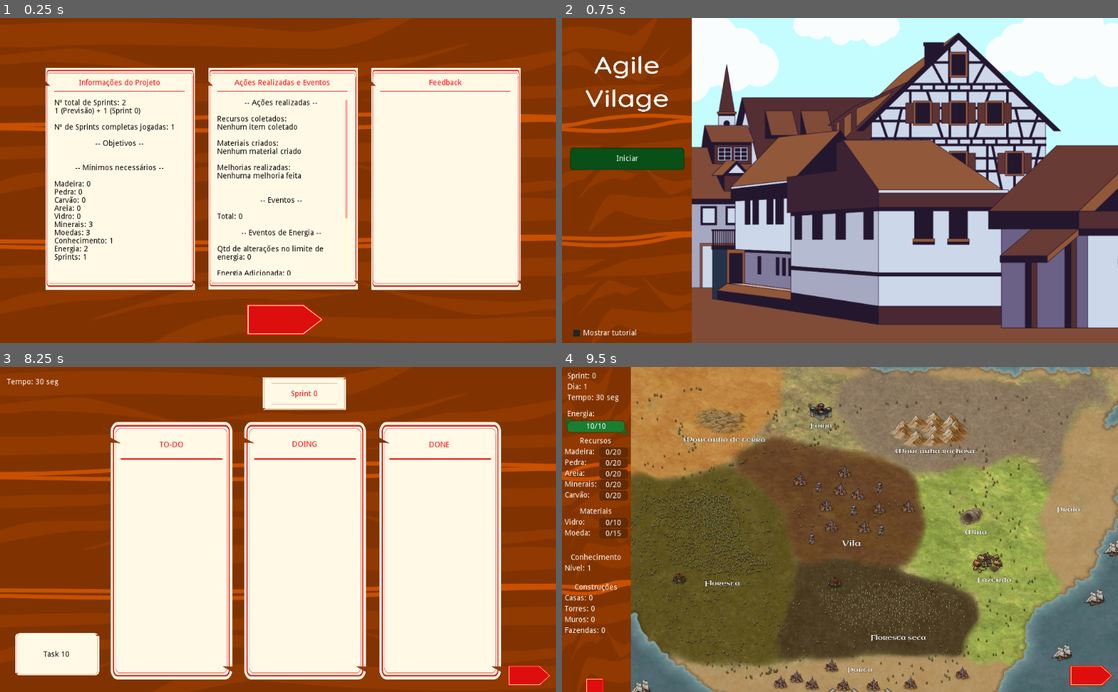
Above: before the commit, frames 1-4 (two rows, left to right).
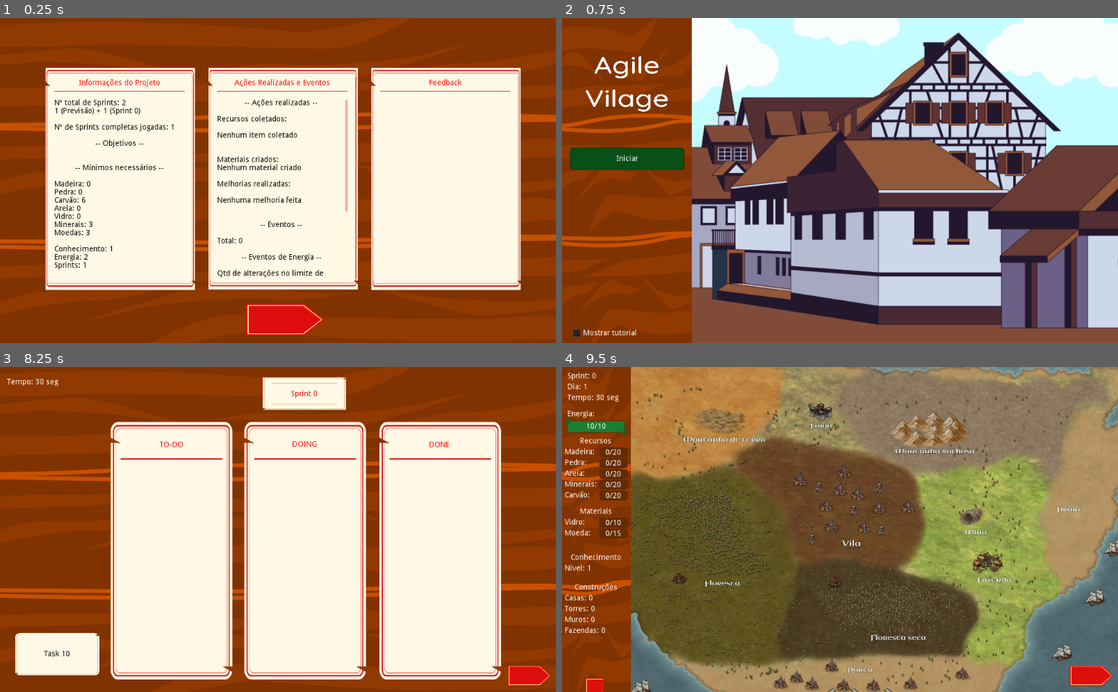
Above: after the commit, the same moments.

Repository: Gebp/TCC
Game: Godot game, scene res://Telas/5-Resultado.tscn
Same seed, same stepped clock (60 frames per second), same inputs: the game is played once before the commit and once after it. This scene is started directly instead of the project's main scene.
Inputs (mouse positions are in pixels of both pictures, inside the frame that each line leads up to):
- Up to frame 1 (0.25 s): no input
- Up to frame 2 (0.75 s): click (845, 320) at 0.5 s
- Up to frame 3 (8.25 s): click "Iniciar" at 1.25 s; click "- Selecione um Objetivo -" at 2 s; click "- Selecione um Objetivo -" at 2.75 s; click "- Selecione um Objetivo -" at 3.5 s; tap Enter at 4.25, 5.75 s; move the mouse to (400, 513) at 4.27 s; click (400, 513) at 4.42 s; tap Space at 5 s; drag from (166, 545) to (250, 594) at 5.02 s; move the mouse to (333, 458) at 5.77 s; click (333, 458) at 5.92 s; click "Novo Fazendeiro" at 6.5 s; click (528, 675) at 7.25 s; click (528, 675) at 8 s
- Up to frame 4 (9.5 s): click (1090, 675) at 8.75 s

The runs differ from the first frame. In frame 1, 2.4% of the frame differs, in the area x 9-63%, y 32-80%; in frame 2, nothing differs; in frame 3, less than 0.1%; in frame 4, nothing differs.
Error after the commit: Invalid operands 'String' and 'Nil' in operator '+'. (res://Scripts/result.gd:177)

Commit message:
Feedback pt. 1
Continuação da tela de resultado:
- Ajuste no cálculo das informações do projeto
- Primeira parte do feedback feita (Sobre a conclusão dos objetivos propostos)

Adição de alguns comentários

Diff:
--- a/Agile_Vilage/Objetos/TaskCard.tscn
+++ b/Agile_Vilage/Objetos/TaskCard.tscn
@@ -7,7 +7,7 @@
 extents = Vector2( 77.5, 39 )
 
 [node name="Card" type="KinematicBody2D"]
-position = Vector2( 35, 495 )
+position = Vector2( 12, 8 )
 collision_layer = 2
 input_pickable = true
 script = ExtResource( 3 )
@@ -23,10 +23,9 @@
 
 [node name="Texto" type="Label" parent="."]
 self_modulate = Color( 0, 0, 0, 1 )
-margin_left = -4.0
-margin_top = 12.0
-margin_right = 143.0
-margin_bottom = 60.0
+margin_right = 140.0
+margin_bottom = 70.0
+mouse_default_cursor_shape = 2
 text = "Teste tamanho do texto"
 align = 1
 valign = 1
--- a/Agile_Vilage/Scripts/Btn_scripts/btn_campos.gd
+++ b/Agile_Vilage/Scripts/Btn_scripts/btn_campos.gd
@@ -215,6 +215,11 @@
 	else:
 		$PopVila1/BtnCasa.disabled = false
 		$PopVila1/BtnCasa.mouse_default_cursor_shape = Control.CURSOR_POINTING_HAND
+	# Valida se o objetivo foi completado e a quantidade de vezes
+	if GlobalVar.casas == GlobalVar.obj_casas and GlobalVar.c_obj_casas[0] != true:
+		GlobalVar.c_obj_casas = [true, GlobalVar.sprint]
+	elif GlobalVar.casas == GlobalVar.obj_casas and GlobalVar.c_obj_casas[0] == true:
+		GlobalVar.r_obj_casas += 1
 
 func _on_BtnMuro_pressed():
 	# 4 Pedras + 2 Madeiras + 2 Energias
@@ -236,6 +241,11 @@
 	else:
 		$PopVila1/BtnMuro.disabled = false
 		$PopVila1/BtnMuro.mouse_default_cursor_shape = Control.CURSOR_POINTING_HAND
+	# Valida se o objetivo foi completado e a quantidade de vezes
+	if GlobalVar.muros == GlobalVar.obj_muros and GlobalVar.c_obj_muros[0] != true:
+		GlobalVar.c_obj_muros = [true, GlobalVar.sprint]
+	elif GlobalVar.muros == GlobalVar.obj_muros and GlobalVar.c_obj_muros[0] == true:
+		GlobalVar.r_obj_muros += 1
 
 func _on_BtnTorre_pressed():
 	# 12 Pedras + 6 Madeiras + 5 Vidros + 6 Energias
@@ -260,6 +270,11 @@
 	else:
 		$PopVila1/BtnTorre.disabled = false
 		$PopVila1/BtnTorre.mouse_default_cursor_shape = Control.CURSOR_POINTING_HAND
+	# Valida se o objetivo foi completado e a quantidade de vezes
+	if GlobalVar.torres == GlobalVar.obj_torres and GlobalVar.c_obj_torres[0] != true:
+		GlobalVar.c_obj_torres = [true, GlobalVar.sprint]
+	elif GlobalVar.torres == GlobalVar.obj_torres and GlobalVar.c_obj_torres[0] == true:
+		GlobalVar.r_obj_torres += 1
 
 func _on_BtnFazenda_pressed():
 	# 12 Madeiras + 4 Vidros + 4 Pedras + 6 Energias
@@ -284,6 +299,11 @@
 	else:
 		$PopVila1/BtnFazenda.disabled = false
 		$PopVila1/BtnFazenda.mouse_default_cursor_shape = Control.CURSOR_POINTING_HAND
+	# Valida se o objetivo foi completado e a quantidade de vezes
+	if GlobalVar.fazendas == GlobalVar.obj_fazendas and GlobalVar.c_obj_fazendas[0] != true:
+		GlobalVar.c_obj_fazendas = [true, GlobalVar.sprint]
+	elif GlobalVar.fazendas == GlobalVar.obj_fazendas and GlobalVar.c_obj_fazendas[0] == true:
+		GlobalVar.r_obj_fazendas += 1
 
 # Botões de Melhorias
 func _on_BtnRecursos_pressed():
--- a/Agile_Vilage/Scripts/Btn_scripts/btn_p5.gd
+++ b/Agile_Vilage/Scripts/Btn_scripts/btn_p5.gd
@@ -47,6 +47,7 @@
 	GlobalVar.micro_eventos = 0
 	GlobalVar.eventos_inevitaveis = 0
 	GlobalVar.eventos_selecionaveis = 0
+	# Validadores do total
 	GlobalVar.t_energia = 10
 	GlobalVar.t_madeira = 0
 	GlobalVar.t_pedra = 0
@@ -55,6 +56,16 @@
 	GlobalVar.t_carvao = 0
 	GlobalVar.t_vidro = 0
 	GlobalVar.t_moeda = 0
+	# Validadores de completude [completo, sprint]
+	GlobalVar.c_obj_casas = [false, 0]
+	GlobalVar.c_obj_torres = [false, 0]
+	GlobalVar.c_obj_muros = [false, 0]
+	GlobalVar.c_obj_fazendas = [false, 0]
+	# Quantidade de vezes para refazer
+	GlobalVar.r_obj_casas = 0
+	GlobalVar.r_obj_torres = 0
+	GlobalVar.r_obj_muros = 0
+	GlobalVar.r_obj_fazendas = 0
 	# Melhorias
 	GlobalVar.a_limite_madeira = 0
 	GlobalVar.a_limite_pedra = 0
--- a/Agile_Vilage/Scripts/Singleton/global_var.gd
+++ b/Agile_Vilage/Scripts/Singleton/global_var.gd
@@ -58,6 +58,7 @@
 var micro_eventos = 0
 var eventos_inevitaveis = 0
 var eventos_selecionaveis = 0
+# Validadores do total
 var t_energia = 10
 var t_madeira = 0
 var t_pedra = 0
@@ -66,6 +67,16 @@
 var t_carvao = 0
 var t_vidro = 0
 var t_moeda = 0
+# Validadores de completude [completo, sprint]
+var c_obj_casas = [false, 0]
+var c_obj_torres = [false, 0]
+var c_obj_muros = [false, 0]
+var c_obj_fazendas = [false, 0]
+# Quantidade de vezes para refazer
+var r_obj_casas = 0
+var r_obj_torres = 0
+var r_obj_muros = 0
+var r_obj_fazendas = 0
 
 # Melhorias
 var a_limite_madeira = 0
--- a/Agile_Vilage/Scripts/result.gd
+++ b/Agile_Vilage/Scripts/result.gd
@@ -10,6 +10,19 @@
 var conhecimento = 1
 var energia = 0
 var sprint = 0
+# Validação de construção extras
+var casas_e = 0
+var muros_e = 0
+var torres_e = 0
+var fazendas_e = 0
+# Validação da conclusão dos objetivos
+var obj_t = 0
+var obj_c = 0
+# Validador do parcial
+var obj_p = obj_t / 2
+# Pontos Positivos e Pontos Negativos
+var pp = 0
+var pn = 0
 
 func _ready():
 	info_proj()
@@ -49,6 +62,11 @@
 	return txt
 
 func materiais():
+	if GlobalVar.obj_muros > 0:
+		# 4 Pedras + 2 Madeiras + 2 Energias
+		pedra += 4 * GlobalVar.obj_muros
+		madeira += 2 * GlobalVar.obj_muros
+		energia += 2 * GlobalVar.obj_muros
 	if GlobalVar.obj_casas > 0:
 		# 8 Madeiras, 4 vidros e 5 Pedras + 5 Energias
 		madeira += 8 * GlobalVar.obj_casas
@@ -56,11 +74,6 @@
 		pedra += 5 * GlobalVar.obj_casas
 		energia += 5 * GlobalVar.obj_casas
 		conhecimento = 2
-	if GlobalVar.obj_muros > 0:
-		# 4 Pedras + 2 Madeiras + 2 Energias
-		pedra += 4 * GlobalVar.obj_muros
-		madeira += 2 * GlobalVar.obj_muros
-		energia += 2 * GlobalVar.obj_muros
 	if GlobalVar.obj_torres > 0:
 		# 12 Pedras + 6 Madeiras + 5 Vidros + 6 Energias
 		pedra += 12 * GlobalVar.obj_torres
@@ -80,27 +93,28 @@
 	energia += 2 * vidro
 	# 3 Moedas * Conhecimento + 2 Energias * Conhecimento
 	var n = 1
-	while n < conhecimento + 1:
+	while n <= conhecimento:
 		moedas += 3 * n
 		energia += 2 * n
 		n += 1
 	# 1 Mineral + 2 Carvões + 1 Energia
 	minerais += moedas
 	energia += 2 * carvao
-	carvao += 2 * areia + 2 * carvao
+	carvao += 2 * areia + 2 * minerais
 	# Padrão de 10 energias por Sprint
 	sprint = energia / 10
 	if (energia % 10) != 0:
 		sprint = int(sprint) + 1
-	return 'Madeira: ' + str(madeira) +'\nPedra: ' + str(pedra) …(110 unchanged characters)… rais) + '\nMoedas: ' + str(moedas) + '\nConhecimento: ' + str(conhecimento) + '\nEnergia: ' + str(energia) + '\nSprints: ' + str(sprint)
+	return 'Madeira: ' + str(madeira) +'\nPedra: ' + str(pedra) …(110 unchanged characters)… rais) + '\nMoedas: ' + str(moedas) + '\n\nConhecimento: ' + str(conhecimento) + '\nEnergia: ' + str(energia) + '\nSprints: ' + str(sprint)
 
 func events():
 	$Resultados/Eventos/Texto.bbcode_enabled = true
 	$Resultados/Eventos/Texto.bbcode_text = '[center]-- Ações realizadas --[/center]\n\n' + str(acoes()) + '[center]-- Eve …(730 unchanged characters)…
 
+# Validações das ações realizadas pelo jogador
 func acoes():
 	var coleta = ''
-
+	# Validação dos itens coletados nos campos do mapa
 	if GlobalVar.t_madeira > 0:
 		coleta += 'Madeira: ' + str(GlobalVar.t_madeira) + '\n'
 	if GlobalVar.t_pedra > 0:
@@ -115,7 +129,7 @@
 		coleta = 'Nenhum item coletado\n'
 
 	var criacao = ''
-
+	# Validação dos itens criados na forja
 	if GlobalVar.t_vidro > 0:
 		criacao += 'Vidro: ' + str(GlobalVar.t_vidro) + '\n'
 	if GlobalVar.t_moeda > 0:
@@ -124,7 +138,7 @@
 		criacao = 'Nenhum material criado\n'
 
 	var melhoria = ''
-
+	# Validação das melhorias realizadas
 	if GlobalVar.a_limite_madeira > 0:
 		melhoria += 'Aumento do limite de Madeira: ' + str(GlobalVar.a_limite_madeira) + '\n'
 	if GlobalVar.a_limite_pedra > 0:
@@ -139,10 +153,16 @@
 		melhoria += 'Aumento do limite de Vidro: ' + str(GlobalVar.a_limite_vidro) + '\n'
 	if GlobalVar.a_limite_moeda > 0:
 		melhoria += 'Aumento do limite de Moeda: ' + str(GlobalVar.a_limite_moeda) + '\n'
+	if GlobalVar.conhecimento > 1:
+		melhoria += 'Conhecimento aumentado para: ' + str(GlobalVar.conhecimento)
+		if GlobalVar.conhecimento == 4:
+			melhoria += ' (Máximo)\n'
+		else:
+			melhoria += '\n'
 	if melhoria == '':
 		melhoria = 'Nenhuma melhoria feita\n'
 
-	return 'Recursos coletados:\n' + str(coleta) + '\nMateriais criados:\n' + str(criacao) + '\nMelhorias realizadas:\n' + str(melhoria) + '\n\n'
+	return 'Recursos coletados:\n\n' + str(coleta) + '\n\nMateriais criados:\n' + str(criacao) + '\nMelhorias realizadas:\n\n' + str(melhoria) + '\n\n'
 
 func eventos_inevitaveis():
 	return ''
@@ -151,8 +171,101 @@
 	return ''
 
 func feedback():
+	# Validar: Objetivos completados, Previsão de Sprints, Recursos Coletados e Materiais criados, Construções
+	# Considerar quantidades, para validar a questão de priorização de itens e construções
 	$Resultados/Feedback/Texto.bbcode_enabled = true
-	$Resultados/Feedback/Texto.bbcode_text = ''
+	$Resultados/Feedback/Texto.bbcode_text = '[center]-- Objetivos --[/center]\n\n' + valida_result() + '\n[center]-- Desempenho --[/center]\n\n' + desempenho() + '\n[center]-- Previsão de Sprints --[/center]\n\n' + previsao_sprint()
 
 func valida_result():
-	return ''
+	var retrabalho = ''
+	var excesso = ''
+	var conclusao = ''
+
+	if GlobalVar.obj_casas > 0:
+		obj_t += 1
+		if GlobalVar.c_obj_casas[0]:
+			obj_c += 1
+		if GlobalVar.r_obj_casas > 0:
+			retrabalho += 'Casas: ' + str(GlobalVar.r_obj_casas) + '\n'
+	if GlobalVar.casas > GlobalVar.obj_casas:
+		casas_e = GlobalVar.casas - GlobalVar.obj_casas
+		if casas_e == 1:
+			excesso += str(casas_e) + ' casa\n'
+		else:
+			excesso += str(casas_e) + ' casas\n'
+	if GlobalVar.obj_muros > 0:
+		obj_t += 1
+		if GlobalVar.c_obj_muros[0]:
+			obj_c += 1
+		if GlobalVar.r_obj_muros > 0:
+			retrabalho += 'Muros: ' + str(GlobalVar.r_obj_muros) + '\n'
+	if GlobalVar.muros > GlobalVar.obj_muros:
+		muros_e = GlobalVar.muros - GlobalVar.obj_muros
+		if muros_e == 1:
+			excesso += str(muros_e) + ' muro\n'
+		else:
+			excesso += str(muros_e) + ' muros\n'
+	if GlobalVar.obj_torres > 0:
+		obj_t += 1
+		if GlobalVar.c_obj_torres[0]:
+			obj_c += 1
+		if GlobalVar.r_obj_torres > 0:
+			retrabalho += 'Torres: ' + str(GlobalVar.r_obj_torre) + '\n'
+	if GlobalVar.torres > GlobalVar.obj_torres:
+		torres_e = GlobalVar.torres - GlobalVar.obj_torres
+		if torres_e == 1:
+			excesso += str(torres_e) + ' torre\n'
+		else:
+			excesso += str(torres_e) + ' torres\n'
+	if GlobalVar.obj_fazendas > 0:
+		obj_t += 1
+		if GlobalVar.c_obj_fazendas[0]:
+			obj_c += 1
+		if GlobalVar.r_obj_fazendas > 0:
+			retrabalho += 'Fazendas: ' + str(GlobalVar.r_obj_fazendas) + '\n'
+	if GlobalVar.fazendas > GlobalVar.obj_fazendas:
+		fazendas_e = GlobalVar.fazendas - GlobalVar.obj_fazendas
+		if fazendas_e == 1:
+			excesso += str(fazendas_e) + ' fazenda\n'
+		else:
+			excesso += str(fazendas_e) + ' fazendas\n'
+
+	if retrabalho == '':
+		retrabalho += 'Não houve\n'
+	if excesso == '':
+		excesso += 'Não houve\n'
+
+	if obj_c <= 1:
+		conclusao = str(obj_c) + ' objetivo de ' + str(obj_t) + '\n'
+	else:
+		conclusao = str(obj_c) + ' objetivos de ' + str(obj_t) + '\n'
+
+	return 'Concluído ' + conclusao + '\nRetrabalho para concluir os objetivos\n' + retrabalho + '\nConstruções à mais\n' + excesso
+
+func desempenho():
+	var desempenho_obj = ''
+	var consideracoes_obj = ''
+
+	if obj_t % 2 != 0:
+		obj_p = int(obj_p) + 1
+
+	if obj_c == obj_t:
+		desempenho_obj = 'Perfeito'
+	elif obj_c >= obj_p:
+		desempenho_obj = 'Parcialmente satisfatório'
+	else:
+		desempenho_obj = 'Insatisfatório'
+
+	if desempenho_obj == 'Perfeito':
+		consideracoes_obj = 'Você conseguiu cumprir todos os objetivos deixando todos os aldeiões, seus clientes, felizes e satisfeitos com o seu trabalho.\n'
+		pp += 1
+	elif desempenho_obj == 'Parcialmente satisfatório':
+		consideracoes_obj = 'Você conseguiu cumprir parcialmente seus objetivos. As opiniões dos aldeiões, seus clientes, se dividem quanto ao seu trabalho, alguns acreditam que com um pouco mais de tempo você conseguiria concluir tudo que se propôs a fazer, outros estão indiferentes, nem decepcionados pelo que você não fez, nem muito felizes com o que foi entregue, mas há aqueles, te veem como alguém incompente.\n'
+	elif desempenho_obj == 'Insatisfatório':
+		consideracoes_obj = 'Você não conseguiu cumprir uma quantidade adequada de objetivos. Os aldeiões, seus clientes, estão completamente insatisfeitos com seus trabalho, decepcionados por terem recebido promessas, mas pouco retorno.\n'
+		pn += 1
+
+	return 'O seu desempenho foi ' + desempenho_obj + '.\n' + consideracoes_obj
+
+func previsao_sprint():
+	pass
--- a/Agile_Vilage/Scripts/tk.gd
+++ b/Agile_Vilage/Scripts/tk.gd
@@ -8,6 +8,7 @@
 var mouse_in = false
 var chosen = false
 
+# Evento para movimentação do cartão
 func _input(event):
 	if event is InputEventMouseButton:
 		if chosen and event.is_pressed() && mouse_in:
@@ -28,6 +29,7 @@
 	if dragging:
 		move_and_slide((newPosition - position) * Vector2(30, 30))
 
+# Armazena a nova posição do cartão
 func altera_pos(newPosition):
 	var item = $Texto.text
 	var i = 0
--- a/Agile_Vilage/Telas/2-SelecionarObjetivo.tscn
+++ b/Agile_Vilage/Telas/2-SelecionarObjetivo.tscn
@@ -50,7 +50,30 @@
 bbcode_text = "[center]Texto da intro.[/center]"
 text = "Texto da intro."
 
-[node name="RichTextLabel" type="RichTextLabel" parent="Objetivo"]
+[node name="TextObj" type="RichTextLabel" parent="Objetivo"]
+margin_left = 530.0
+margin_top = 75.0
+margin_right = 990.0
+margin_bottom = 475.0
+__meta__ = {
+"_edit_lock_": true
+}
+
+[node name="ListaObj" type="OptionButton" parent="Objetivo"]
+modulate = Color( 1, 0.980392, 0.796078, 1 )
+margin_left = 530.0
+margin_top = 20.0
+margin_right = 990.0
+margin_bottom = 55.0
+mouse_default_cursor_shape = 2
+theme = ExtResource( 6 )
+text = "- Selecione o Objetivo -"
+align = 1
+__meta__ = {
+"_edit_lock_": true
+}
+
+[node name="TextoSprint" type="RichTextLabel" parent="Objetivo"]
 margin_left = 530.0
 margin_top = 550.0
 margin_right = 830.0
@@ -72,29 +95,6 @@
 rounded = true
 align = 1
 
-[node name="TextObj" type="RichTextLabel" parent="Objetivo"]
-margin_left = 530.0
-margin_top = 75.0
-margin_right = 990.0
-margin_bottom = 475.0
-__meta__ = {
-"_edit_lock_": true
-}
-
-[node name="ListaObj" type="OptionButton" parent="Objetivo"]
-modulate = Color( 1, 0.980392, 0.796078, 1 )
-margin_left = 530.0
-margin_top = 20.0
-margin_right = 990.0
-margin_bottom = 55.0
-mouse_default_cursor_shape = 2
-theme = ExtResource( 6 )
-text = "- Selecione o Objetivo -"
-align = 1
-__meta__ = {
-"_edit_lock_": true
-}
-
 [node name="Iniciar_proj" type="TextureButton" parent="Objetivo"]
 margin_left = 935.0
 margin_top = 550.0
@@ -111,7 +111,6 @@
 [node name="Tutorial" type="CanvasLayer" parent="."]
 
 [node name="Popup0" type="PopupDialog" parent="Tutorial"]
-visible = true
 margin_left = 300.0
 margin_top = 225.0
 margin_right = 760.0
@@ -135,7 +134,6 @@
 }
 
 [node name="Popup1" type="PopupDialog" parent="Tutorial"]
-visible = true
 margin_left = 530.0
 margin_top = 80.0
 margin_right = 990.0
@@ -159,7 +157,6 @@
 }
 
 [node name="Popup2" type="PopupDialog" parent="Tutorial"]
-visible = true
 margin_left = 530.0
 margin_top = 360.0
 margin_right = 990.0
@@ -185,7 +182,6 @@
 }
 
 [node name="Popup3" type="PopupDialog" parent="Tutorial"]
-visible = true
 margin_left = 805.0
 margin_top = 460.0
 margin_right = 1015.0
--- a/Agile_Vilage/Telas/5-Resultado.tscn
+++ b/Agile_Vilage/Telas/5-Resultado.tscn
@@ -62,7 +62,7 @@
 margin_left = 100.0
 margin_top = 150.0
 margin_right = 340.0
-margin_bottom = 475.0
+margin_bottom = 480.0
 theme = ExtResource( 6 )
 text = "Um texto aqui"
 __meta__ = {
@@ -108,7 +108,7 @@
 margin_left = 400.0
 margin_top = 150.0
 margin_right = 640.0
-margin_bottom = 475.0
+margin_bottom = 480.0
 theme = ExtResource( 6 )
 text = "Um texto aqui"
 __meta__ = {
@@ -154,7 +154,7 @@
 margin_left = 700.0
 margin_top = 150.0
 margin_right = 940.0
-margin_bottom = 475.0
+margin_bottom = 480.0
 theme = ExtResource( 6 )
 text = "Um texto aqui"
 __meta__ = {
Not shown: 1 places in Agile_Vilage/Telas/2-SelecionarObjetivo.tscn that only renumber resources
